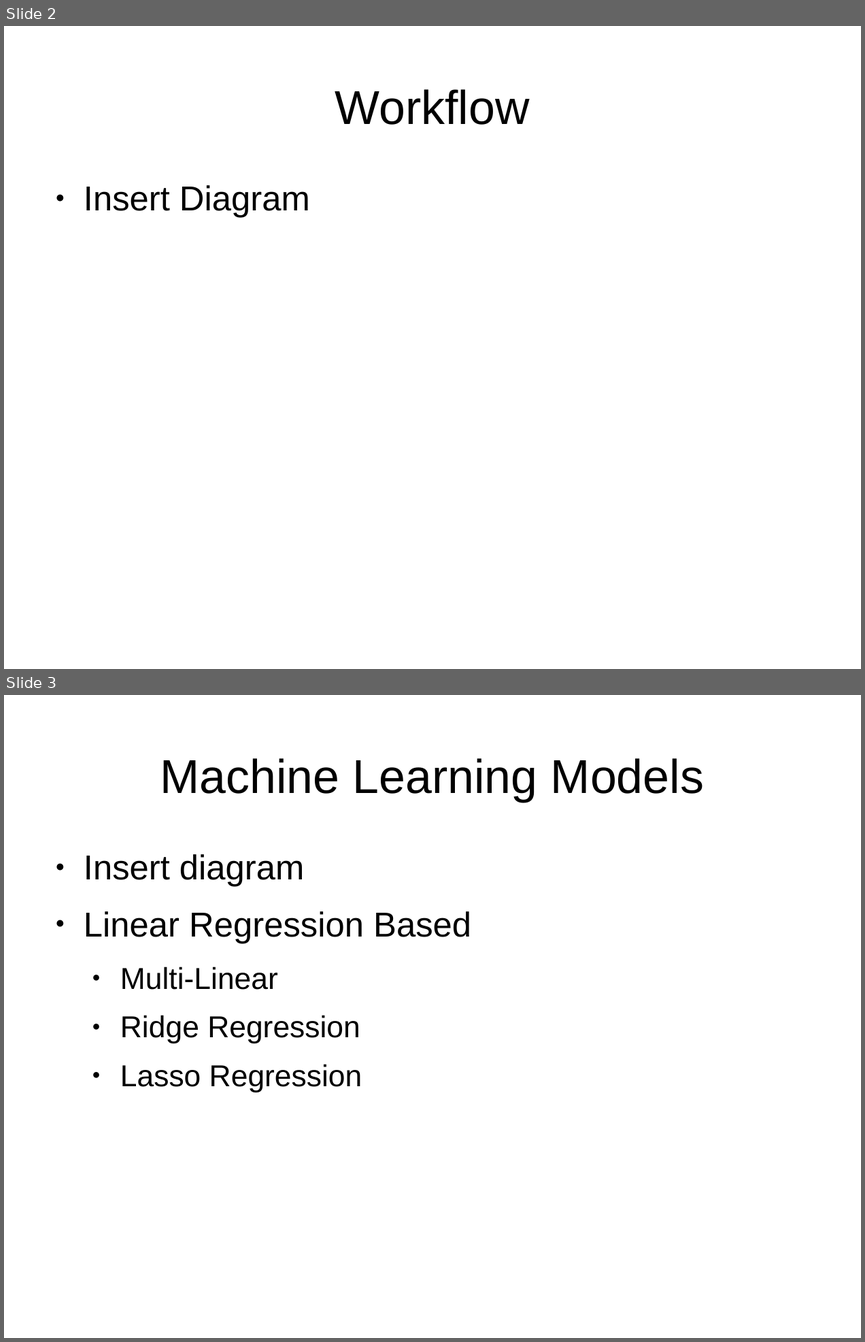
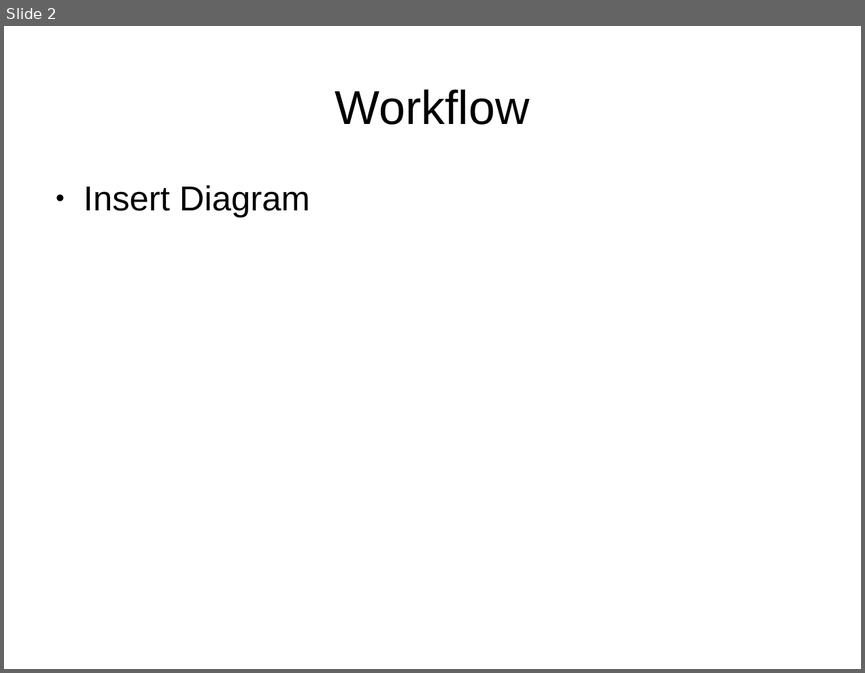
Before and after one commit to chun9men9/WIC_MLProject, a slide deck: Least Squares Presentation.pptx. Shown one above the other, each under a label of ours: slides 2 and 3 before the commit, slide 2 after it. The pictures are 865x1342 and 865x673 pixels, drawn with LibreOffice and Linux fonts; fonts in the diff are those of the drawing. Boxes give left, top, right and bottom in pixels: in the first picture for what was removed or moved away, otherwise in the second. Text is boxed around its words. In the diff, an @@ line names an element or a change of style, - is before the commit and + after.

```diff
--- a/Least Squares Presentation.pptx
+++ b/Least Squares Presentation.pptx
@@ slide 3 removed at [4, 695, 861, 1338], background #FFFFFF @@
@@ text removed at [160, 758, 704, 802] @@
-Machine Learning Models
@@ text removed at [84, 854, 471, 1092] @@
-● Insert diagram
-● Linear Regression Based
-  ● Multi-Linear
-  ● Ridge Regression
-  ● Lasso Regression
```
Also in this commit, not shown: 18 slides changed, 3 slides added.
